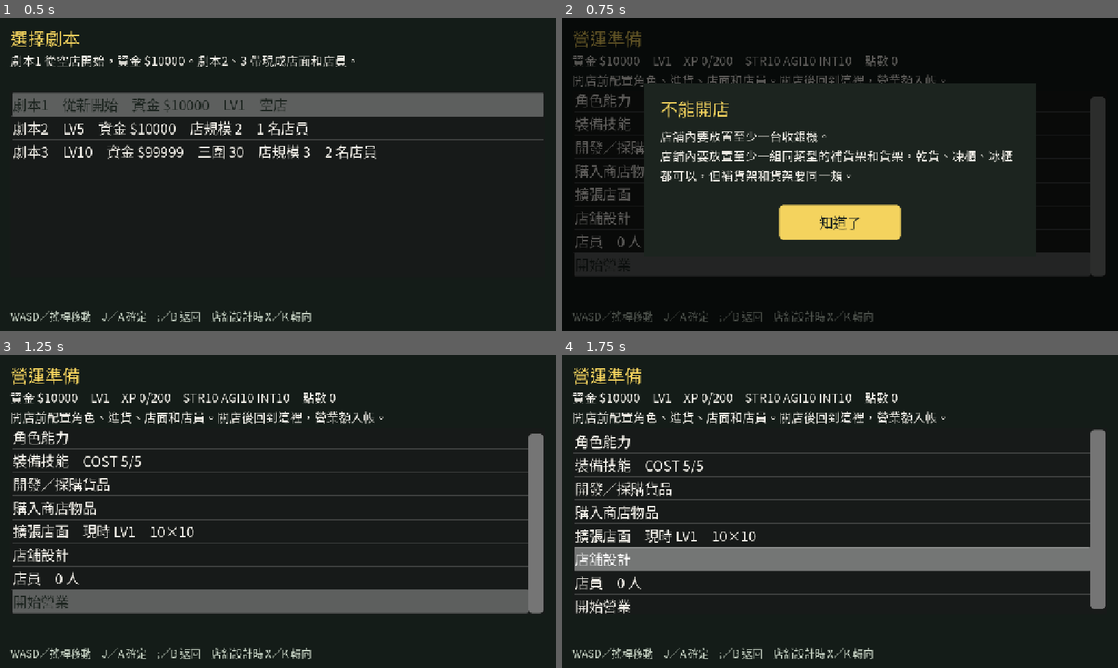
Above: before the commit, frames 1-4 (two rows, left to right).
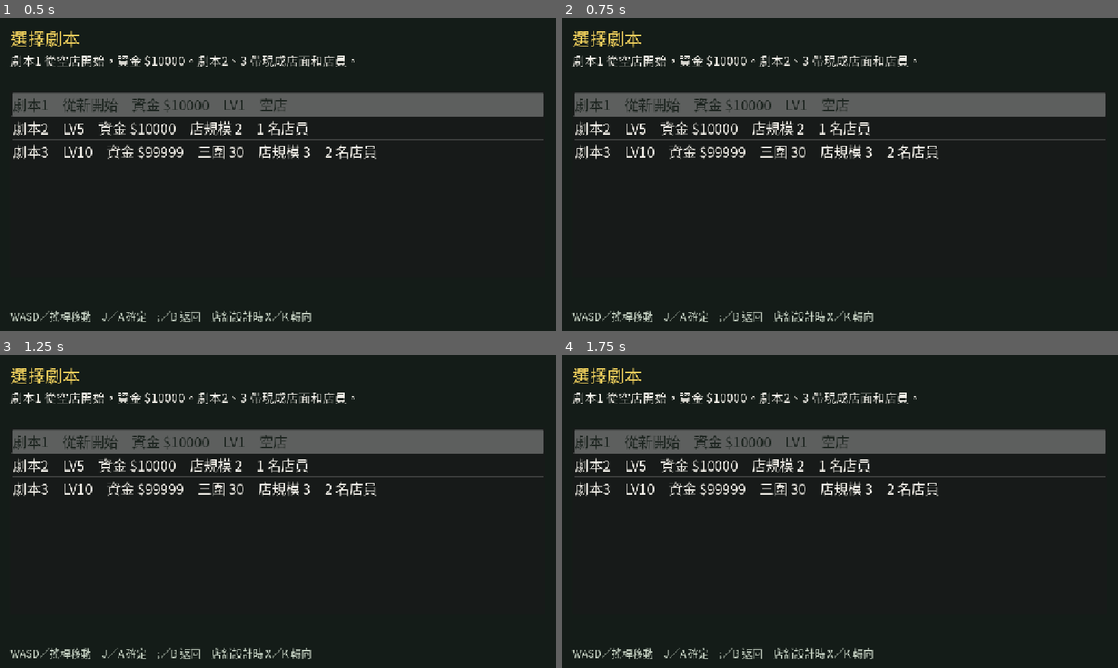
Above: after the commit, the same moments.

Repository: bzkit1983/imdoing
Game: Godot game, scene res://scenes/demo.tscn
The game is run twice, just before and just after one commit, with the same random seed, the same clock (stepped at 60 frames per second) and the same inputs.
Inputs (mouse positions are in pixels of both pictures, inside the frame that each line leads up to):
- Up to frame 1 (0.5 s): no input
- Up to frame 2 (0.75 s): tap Enter at 0.5 s; move the mouse to (812, 237) at 0.52 s; hold W from 0.53 s (still down); tap J at 0.6 s; click (812, 237) at 0.67 s
- Up to frame 3 (1.25 s): keep holding W
- Up to frame 4 (1.75 s): release W at 1.25 s; tap Space at 1.25 s; drag from (1006, 558) to (812, 574) at 1.27 s

Frame 1 is identical in both runs. In frame 2, 17% of the frame differs, in the area x 1-98%, y 4-98%; in frame 3, 23%, in the area x 1-98%, y 4-83%; in frame 4, 22%.

Commit message:
Add game_state save.json with versioned serialize.
Persist prep progress to user://save.json on shop close and when
leaving prep to open; load on boot. Includes wipe-save in the prep
menu and a small schema round-trip check script.

Co-authored-by: bzkit1983 <bzkit1983@users.noreply.github.com>

Diff:
--- a/godot/game/scripts/demo.gd
+++ b/godot/game/scripts/demo.gd
@@ -686,6 +686,7 @@
 		return
 	_settled = true
 	var result: Dictionary = state.settle(revenue, served, thieves_caught, cleaned, _skip_xp)
+	var save_err := state.save_to_disk()
 	if _hud:
 		_hud.show_closeout()
 		var loss := "虧損（營業額低於進貨）" if bool(result["loss"]) else "未虧損"
@@ -695,10 +696,11 @@
 		elif _skip_xp > 0:
 			head = "測試結算"
 		var bonus := "（含測試 +%d）" % _skip_xp if _skip_xp > 0 else ""
-		_hud._close_text.text = "%s　%s\n營業額 $%d　入帳後資金 $%d\n進貨成本 $%d\n成功收銀 %d　生氣離開 %d\n被偷 %d 件 $%d　抓住 %d／逃走 %d\n經驗 +%d%s　%s\n按 J／A 返回準備" % [
+		var save_line := "已寫入存檔" if save_err == "" else ("存檔失敗：" + save_err)
+		_hud._close_text.text = "%s　%s\n營業額 $%d　入帳後資金 $%d\n進貨成本 $%d\n成功收銀 %d　生氣離開 %d\n被偷 %d 件 $%d　抓住 %d／逃走 %d\n經驗 +%d%s　%s\n%s\n按 J／A 返回準備" % [
 			head, loss, revenue, state.money, int(result["spent"]), served, angry_left,
 			stolen_count, stolen_value, thieves_caught, thieves_escaped,
-			int(result["xp"]), bonus, state.level_note
+			int(result["xp"]), bonus, state.level_note, save_line
 		]
 
 
--- a/godot/game/scripts/game_state.gd
+++ b/godot/game/scripts/game_state.gd
@@ -1,8 +1,12 @@
 extends RefCounted
-## Prep-phase progress for Demo v0.6. Demo assumptions are listed in demov0_6scope.md.
+## Prep-phase progress. Persist with to_dict / save_to_disk (user://save.json).
 
 const Tuning = preload("res://scripts/tuning.gd")
 const Skills = preload("res://scripts/skills.gd")
+
+## Bump when the save schema changes; from_dict must migrate or reject.
+const SAVE_VERSION := 1
+const SAVE_PATH := "user://save.json"
 
 const CELL := 64.0
 const WAGE := 100
@@ -649,3 +653,176 @@
 		if developed.has(sku):
 			out.append(sku)
 	return out
+
+
+func to_dict() -> Dictionary:
+	var slot_list: Array = []
+	for id in slots:
+		slot_list.append(String(id))
+	var placed_list: Array = []
+	for it in placed:
+		placed_list.append({
+			"type": String(it.get("type", "")),
+			"x": int(it.get("x", 0)),
+			"y": int(it.get("y", 0)),
+			"rot": int(it.get("rot", 0)),
+			"w": int(it.get("w", 1)),
+			"h": int(it.get("h", 1)),
+		})
+	var clerk_list: Array = []
+	for c in clerks:
+		clerk_list.append({
+			"role": String(c.get("role", "restock")),
+			"register": int(c.get("register", 0)),
+		})
+	return {
+		"version": SAVE_VERSION,
+		"scenario": scenario,
+		"money": money,
+		"xp": xp,
+		"level": level,
+		"unspent": unspent,
+		"base_str": base_str,
+		"base_agi": base_agi,
+		"base_int": base_int,
+		"str_stat": str_stat,
+		"agi_stat": agi_stat,
+		"int_stat": int_stat,
+		"developed": developed.duplicate(true),
+		"stock": stock.duplicate(true),
+		"owned": owned.duplicate(true),
+		"placed": placed_list,
+		"shop_scale": shop_scale,
+		"grid_w": grid_w,
+		"grid_h": grid_h,
+		"clerks": clerk_list,
+		"slots": slot_list,
+		"ult_id": ult_id,
+		"day_procurement": day_procurement,
+		"last_loss": last_loss,
+		"level_note": level_note,
+	}
+
+
+## Empty string means ok; otherwise a human-readable error.
+func from_dict(data: Dictionary) -> String:
+	if data.is_empty():
+		return "存檔是空的"
+	if not data.has("version"):
+		return "存檔缺少 version"
+	var ver := int(data["version"])
+	if ver < 1:
+		return "存檔 version 無效"
+	if ver > SAVE_VERSION:
+		return "存檔版本過新（%d > %d），請更新遊戲" % [ver, SAVE_VERSION]
+	scenario = int(data.get("scenario", 1))
+	money = int(data.get("money", 0))
+	xp = int(data.get("xp", 0))
+	level = clampi(int(data.get("level", 1)), 1, 99)
+	unspent = maxi(0, int(data.get("unspent", 0)))
+	base_str = int(data.get("base_str", 10))
+	base_agi = int(data.get("base_agi", 10))
+	base_int = int(data.get("base_int", 10))
+	str_stat = int(data.get("str_stat", base_str))
+	agi_stat = int(data.get("agi_stat", base_agi))
+	int_stat = int(data.get("int_stat", base_int))
+	developed = _string_bool_dict(data.get("developed", {}))
+	stock = _string_int_dict(data.get("stock", {}))
+	owned = _string_int_dict(data.get("owned", {}))
+	placed.clear()
+	var raw_placed = data.get("placed", [])
+	if raw_placed is Array:
+		for it in raw_placed:
+			if not (it is Dictionary):
+				continue
+			var d: Dictionary = it
+			var t := String(d.get("type", ""))
+			if t == "" or not FURNITURE.has(t):
+				continue
+			var rot := int(d.get("rot", 0))
+			var fp := footprint(t, rot)
+			placed.append({
+				"type": t,
+				"x": int(d.get("x", 0)),
+				"y": int(d.get("y", 0)),
+				"rot": rot,
+				"w": int(d.get("w", fp.x)),
+				"h": int(d.get("h", fp.y)),
+			})
+	shop_scale = clampi(int(data.get("shop_scale", 1)), 1, 3)
+	grid_w = maxi(8, int(data.get("grid_w", 10)))
+	grid_h = maxi(8, int(data.get("grid_h", 10)))
+	clerks.clear()
+	var raw_clerks = data.get("clerks", [])
+	if raw_clerks is Array:
+		for c in raw_clerks:
+			if not (c is Dictionary):
+				continue
+			var role := String(c.get("role", "restock"))
+			if role != "cashier" and role != "restock":
+				role = "restock"
+			clerks.append({"role": role, "register": maxi(0, int(c.get("register", 0)))})
+	slots = ["", "", "", "", ""]
+	var raw_slots = data.get("slots", [])
+	if raw_slots is Array:
+		for i in mini(5, raw_slots.size()):
+			slots[i] = String(raw_slots[i])
+	ult_id = String(data.get("ult_id", "the_world"))
+	if Skills.by_id(ult_id).is_empty():
+		ult_id = "the_world"
+	day_procurement = maxi(0, int(data.get("day_procurement", 0)))
+	last_loss = bool(data.get("last_loss", false))
+	level_note = String(data.get("level_note", ""))
+	_grant_initial_goods()
+	return ""
+
+
+func save_to_disk() -> String:
+	var text := JSON.stringify(to_dict(), "\t")
+	var f := FileAccess.open(SAVE_PATH, FileAccess.WRITE)
+	if f == null:
+		return "無法寫入存檔（錯誤 %d）" % FileAccess.get_open_error()
+	f.store_string(text)
+	return ""
+
+
+func load_from_disk() -> String:
+	if not FileAccess.file_exists(SAVE_PATH):
+		return "沒有存檔"
+	var text := FileAccess.get_file_as_string(SAVE_PATH)
+	if text.strip_edges() == "":
+		return "存檔是空的"
+	var parsed = JSON.parse_string(text)
+	if typeof(parsed) != TYPE_DICTIONARY:
+		return "存檔不是有效 JSON"
+	return from_dict(parsed as Dictionary)
+
+
+func has_save() -> bool:
+	return FileAccess.file_exists(SAVE_PATH)
+
+
+func delete_save() -> void:
+	if not FileAccess.file_exists(SAVE_PATH):
+		return
+	var dir := DirAccess.open("user://")
+	if dir:
+		dir.remove("save.json")
+
+
+func _string_bool_dict(raw) -> Dictionary:
+	var out := {}
+	if not (raw is Dictionary):
+		return out
+	for k in raw.keys():
+		out[String(k)] = bool(raw[k])
+	return out
+
+
+func _string_int_dict(raw) -> Dictionary:
+	var out := {}
+	if not (raw is Dictionary):
+		return out
+	for k in raw.keys():
+		out[String(k)] = int(raw[k])
+	return out
--- a/godot/game/scripts/prep_menu.gd
+++ b/godot/game/scripts/prep_menu.gd
@@ -76,7 +76,12 @@
 	state = host.state
 	layer = 30
 	_build()
-	_show_page("scenario")
+	var load_err := state.load_from_disk()
+	if load_err == "":
+		_msg = "已讀取存檔（劇本 %d　LV%d　$%d）" % [state.scenario, state.level, state.money]
+		_show_page("home")
+	else:
+		_show_page("scenario")
 
 
 func _build() -> void:
@@ -272,6 +277,7 @@
 			_add("店舖設計", "go", "layout")
 			_add("店員　%d 人" % state.clerks.size(), "go", "clerks")
 			_add("開始營業", "try_open", null)
+			_add("清除存檔並重選劇本", "wipe_save", null)
 		"stats":
 			_fill_stats()
 		"skills":
@@ -707,7 +713,12 @@
 	match action:
 		"sc":
 			state.apply_scenario(int(arg))
+			_msg = ""
 			_show_page("home")
+		"wipe_save":
+			state.delete_save()
+			_msg = "已清除存檔"
+			_show_page("scenario")
 		"go":
 			_show_page(String(arg))
 		"reset":
@@ -774,6 +785,9 @@
 			if open_msg != "":
 				_popup_info("不能開店", open_msg)
 				return
+			var save_err := state.save_to_disk()
+			if save_err != "":
+				push_warning("prep end save failed: %s" % save_err)
 			visible = false
 			set_process_unhandled_input(false)
 			start_day.emit()
Not shown, changed: docs/alpha/tech-review-v0.1.md
Not shown, changed: docs/versioning.md
Not shown, changed: godot/game/README.md
Not shown, added: tools/test_game_state_save.py
